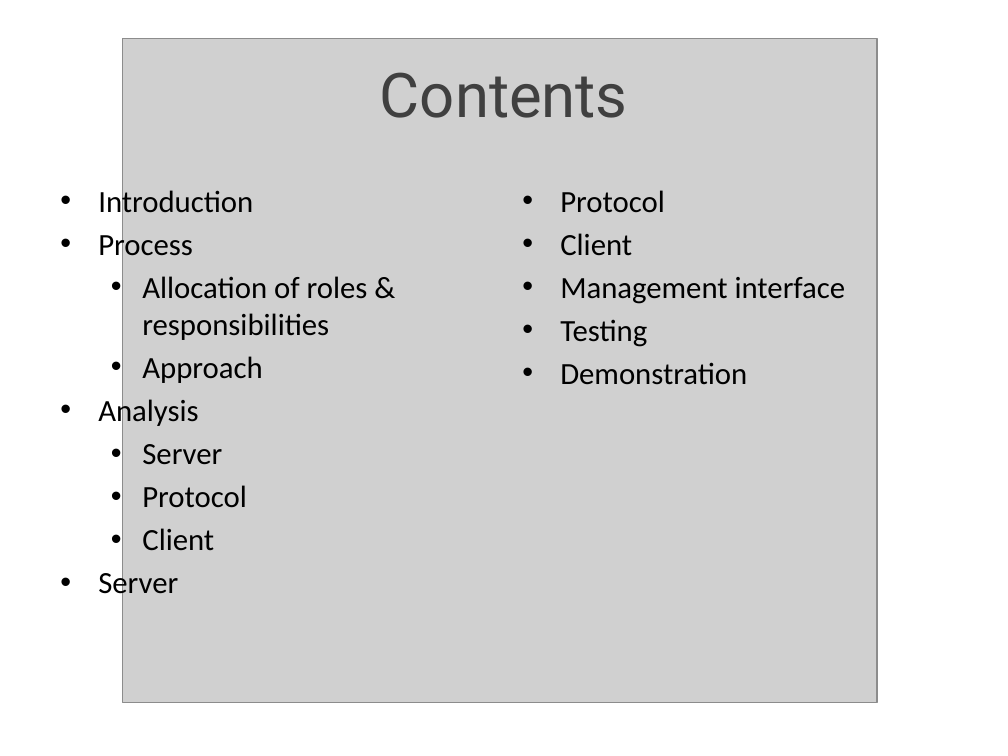
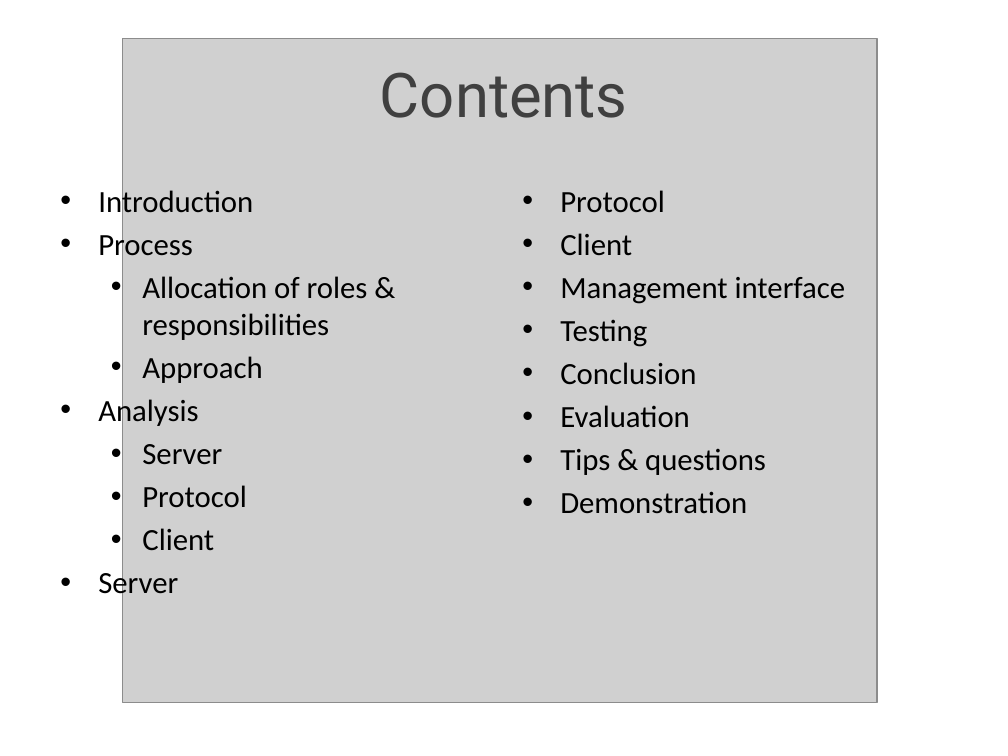
Before and after one commit to GRAAFYME/ContainingJ2P2P, a slide deck: slide 2 of Documentatie/Presentatie/ContainingPresentatie.pptx. Drawn at 1008x756 pixels with LibreOffice and Linux fonts; fonts in the diff are those of the drawing; grey boxes stand for pictures. Boxes give left, top, right and bottom in pixels: in the first picture for what was removed or moved away, otherwise in the second. Text is boxed around its words. In the diff, an @@ line names an element or a change of style, - is before the commit and + after.

```diff
--- a/Documentatie/Presentatie/ContainingPresentatie.pptx
+++ b/Documentatie/Presentatie/ContainingPresentatie.pptx
@@ text at (560, 362, 766, 475): paragraphs added @@
+• Conclusion
+• Evaluation
+• Tips & questions
```
Also in this commit, not shown: 4 other slides changed, 1 slide added.
